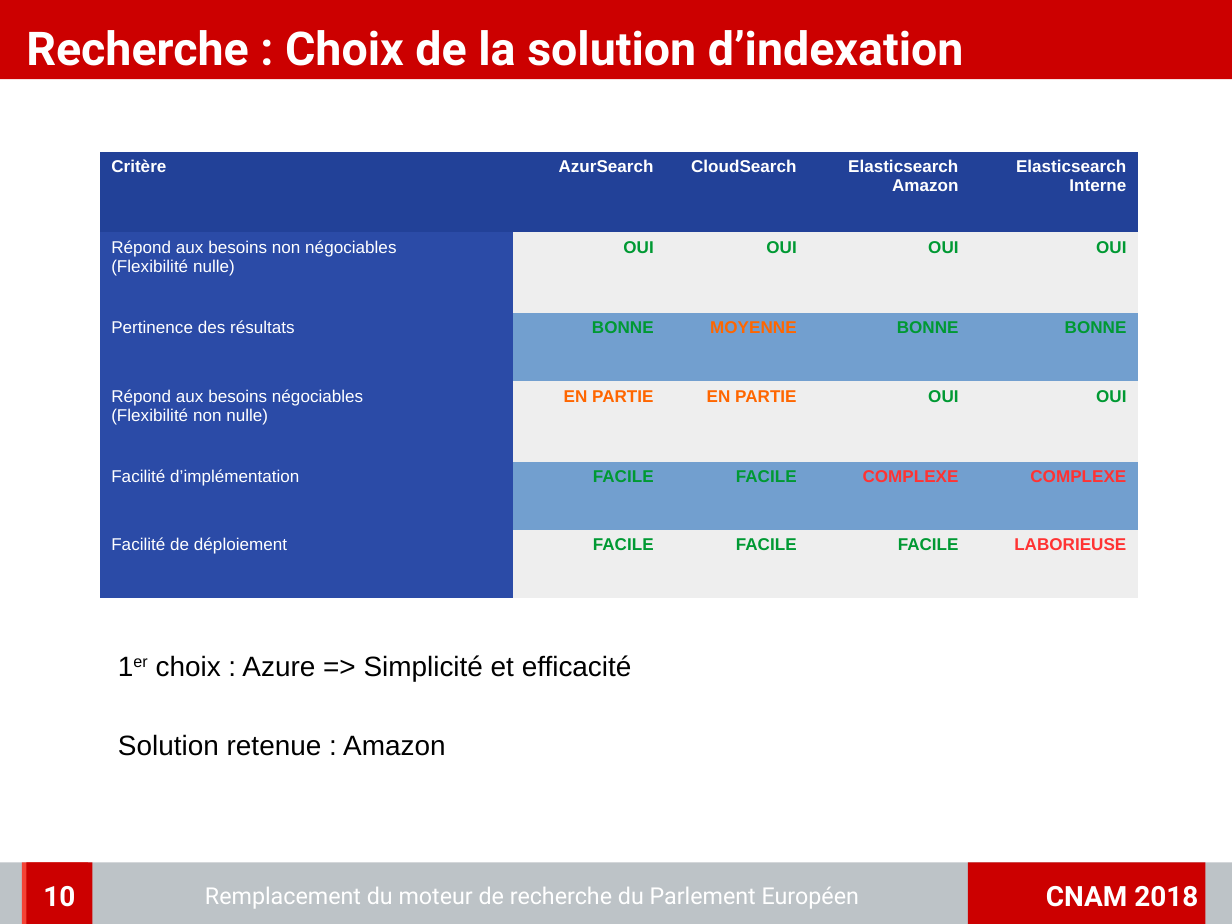
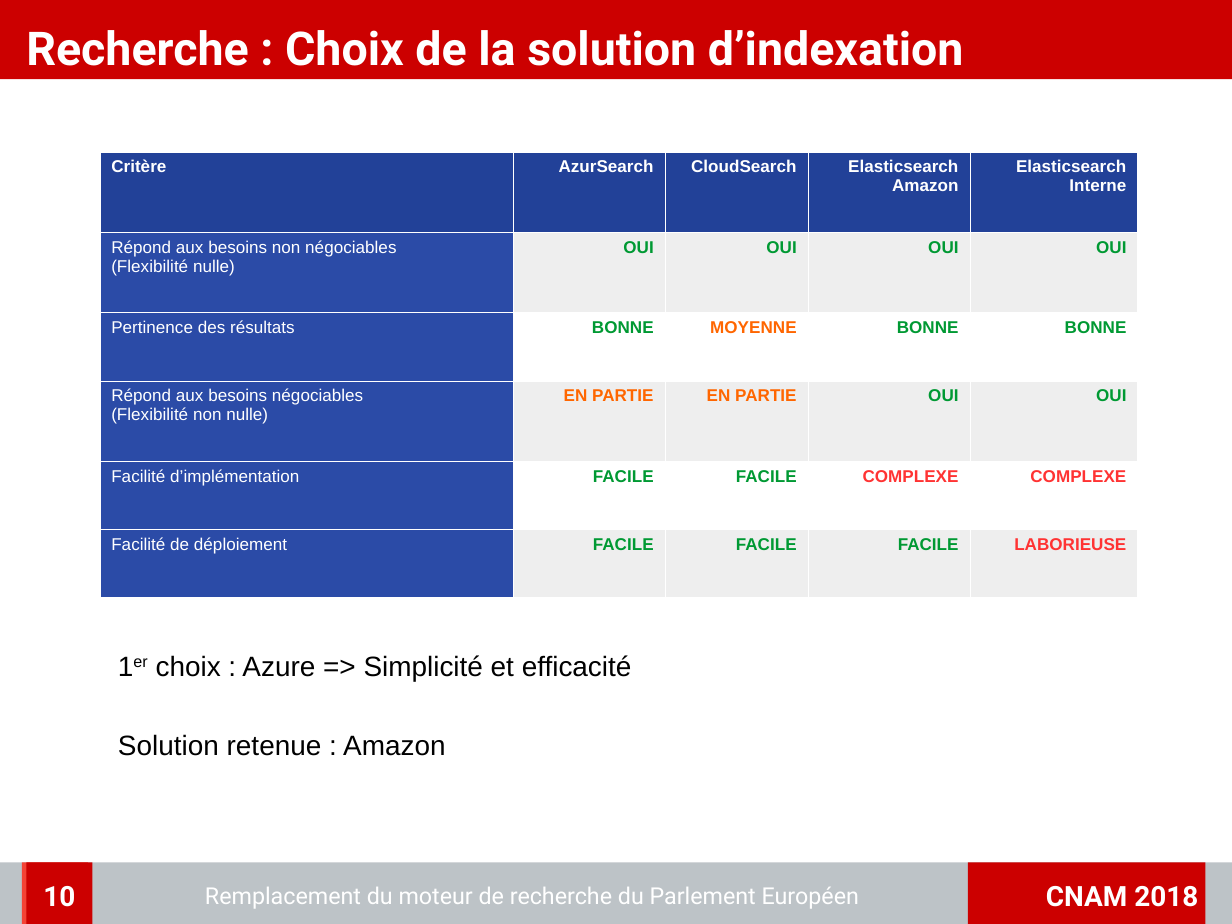
Before and after one commit to charleshuber/4tfront, a slide deck: slide 10 of memoire/presentation/memoire_presentation.odp. Drawn at 1232x924 pixels with LibreOffice and Linux fonts; fonts in the diff are those of the drawing; background and template pictures are left out. Boxes give left, top, right and bottom in pixels: in the first picture for what was removed or moved away, otherwise in the second. Text is boxed around its words. In the diff, an @@ line names an element or a change of style, - is before the commit and + after.

```diff
--- a/memoire/presentation/memoire_presentation.odp
+++ b/memoire/presentation/memoire_presentation.odp
@@ table at (101, 152, 1138, 598) @@
@@ fill #729FCF to #FFFFFF in 8 cells @@
@@ borders changed @@
```
Also in this commit, not shown: 5 other slides changed, 1 slide added, 4 other files.
